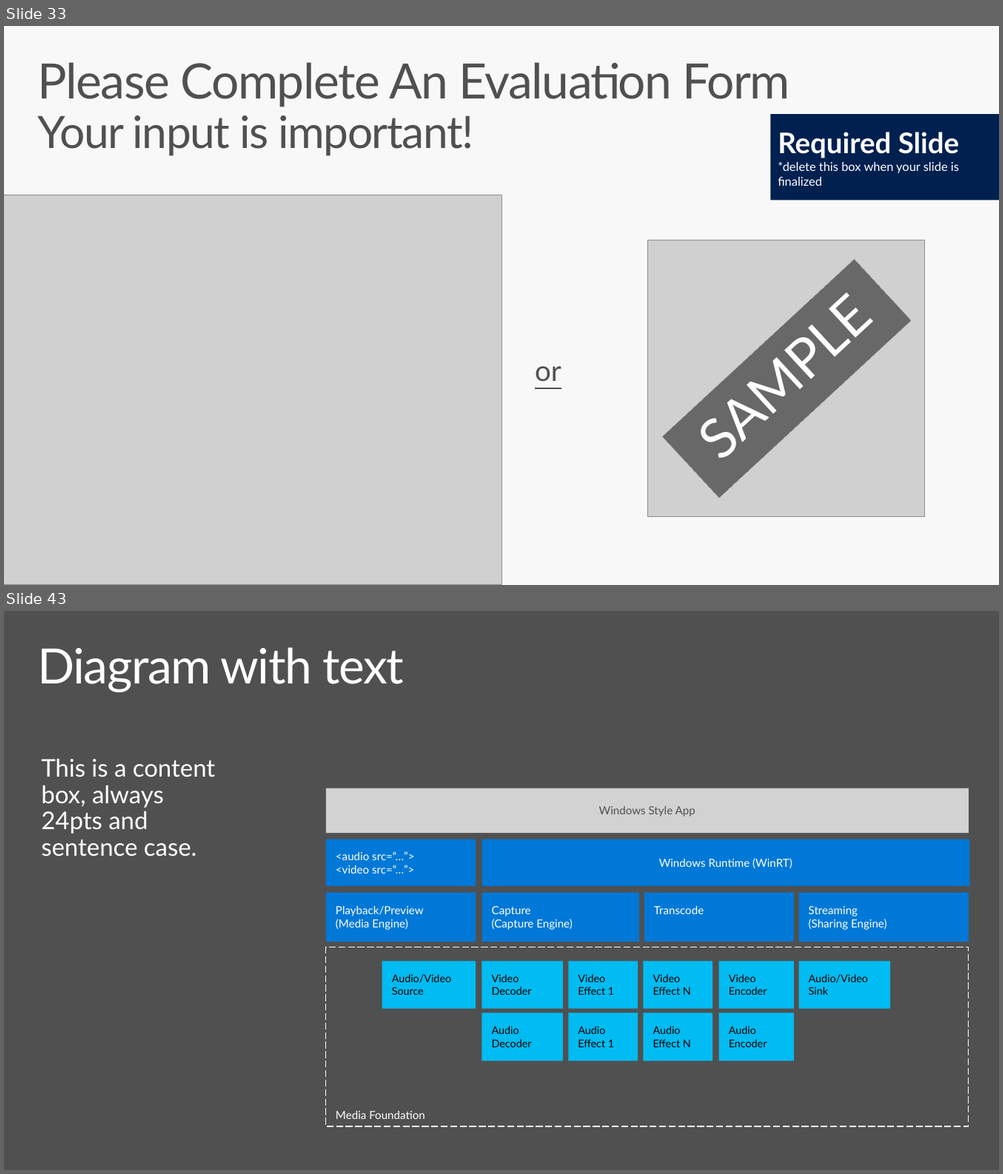
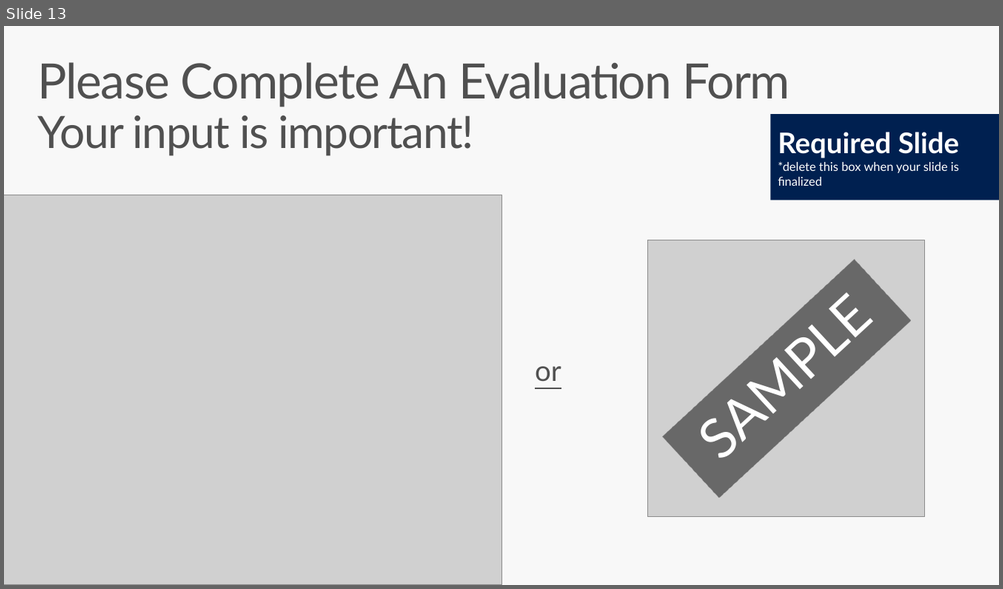
Before and after one commit to sriramdasbalaji/CodeLabs-MobileDevOps, a slide deck: Module2-CI/Slides/Mobile DevOps Module 2.pptx. Shown one above the other, each under a label of ours: slides 33 and 43 before the commit, slide 13 after it; the slides between them are not shown. The pictures are 1003x1174 and 1003x589 pixels, drawn with LibreOffice and Linux fonts; fonts in the diff are those of the drawing; grey boxes stand for pictures. Boxes give left, top, right and bottom in pixels: in the first picture for what was removed or moved away, otherwise in the second. Text is boxed around its words. In the diff, an @@ line names an element or a change of style, - is before the commit and + after.

```diff
--- a/Module2-CI/Slides/Mobile DevOps Module 2.pptx
+++ b/Module2-CI/Slides/Mobile DevOps Module 2.pptx
@@ slide 43 removed at bbox=[4, 611, 999, 1170], background #505050 @@
@@ title removed at bbox=[37, 647, 404, 692] @@
-Diagram with text
@@ text removed at bbox=[41, 758, 215, 857] @@
-This is a content box, always
-24pts and sentence case.
@@ group removed at bbox=[326, 788, 969, 1127]: 18 rectangles @@
-Media Foundation
-Playback/Preview
-(Media Engine)
-Windows Style App
-Capture
-(Capture Engine)
-Streaming
-(Sharing Engine)
-Transcode
-Audio/Video
-Source
-Video
-Decoder
-Video
-Effect 1
-Video
-Encoder
-Video
-Effect N
-Audio/Video
-Sink
-Audio
-Decoder
-Audio
-Effect 1
-Audio
-Encoder
-Audio
-Effect N
-<audio src=“…”>
-<video src=“…”>
-Windows Runtime (WinRT)
@@ what was slide 33 is now slide 13 @@
```
Also in this commit, not shown: 1 slide changed, 2 slides added, 43 other slides removed, 2 other files.
